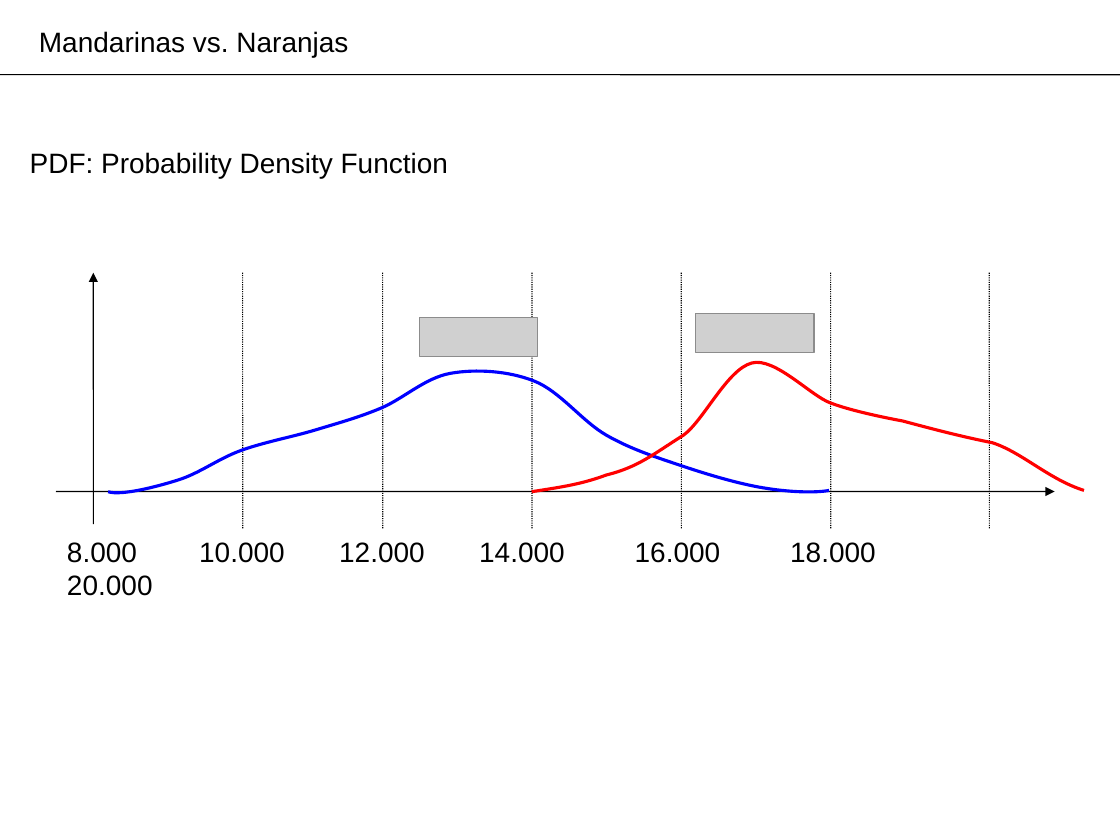
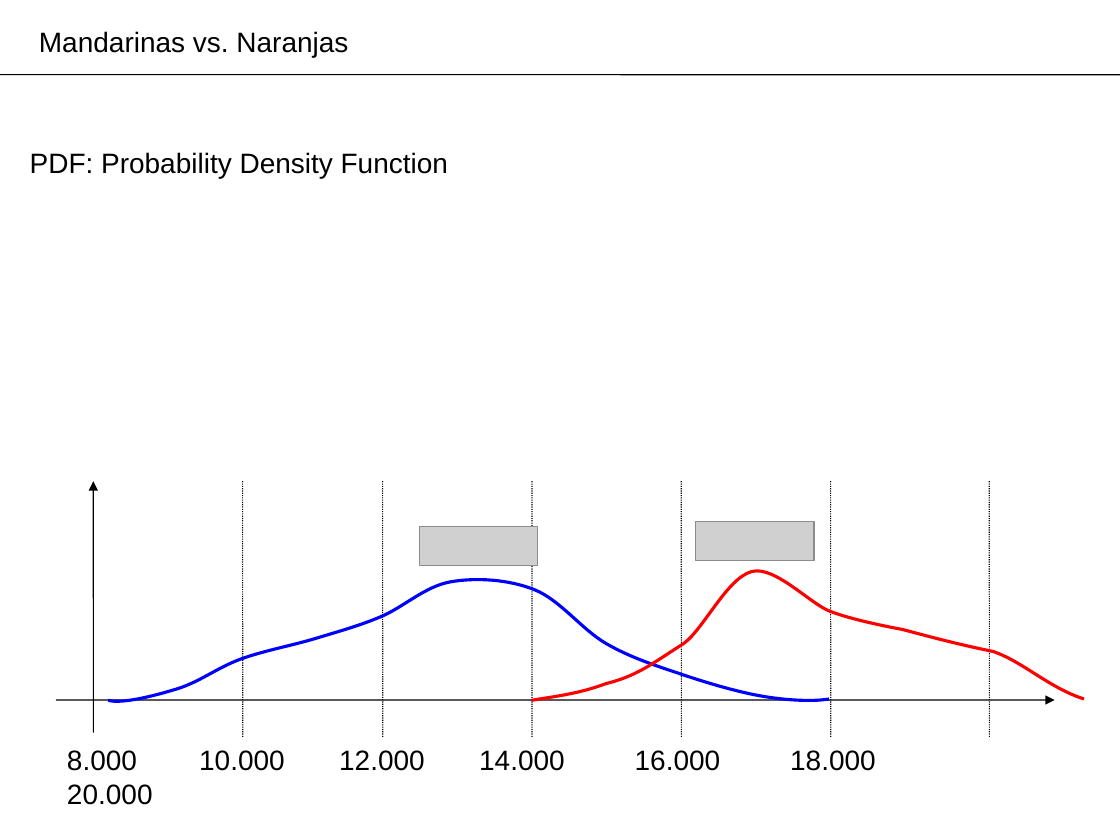
Before and after one commit to domingomery/patrones, a slide deck: slide 24 of clases/Cap04_Clasificacion/presentations/PAT04_Bayes.pptx. Drawn at 1120x840 pixels with LibreOffice and Linux fonts; fonts in the diff are those of the drawing; grey boxes stand for pictures; background and template pictures are left out. Boxes give left, top, right and bottom in pixels: in the first picture for what was removed or moved away, otherwise in the second. Text is boxed around its words. In the diff, an @@ line names an element or a change of style, - is before the commit and + after.

```diff
--- a/clases/Cap04_Clasificacion/presentations/PAT04_Bayes.pptx
+++ b/clases/Cap04_Clasificacion/presentations/PAT04_Bayes.pptx
@@ 6 lines, 2 pictures, 2 freeform shapes, 2 arrows, 1 text: place and size @@
-6 lines, 2 pictures, 2 freeform shapes, 2 arrows, 1 text at box(56, 272, 1084, 563)
+6 lines, 2 pictures, 2 freeform shapes, 2 arrows, 1 text at box(56, 482, 1084, 771)
```
Also in this commit, not shown: 2 other slides changed, 8 slides added, 3 other files.
